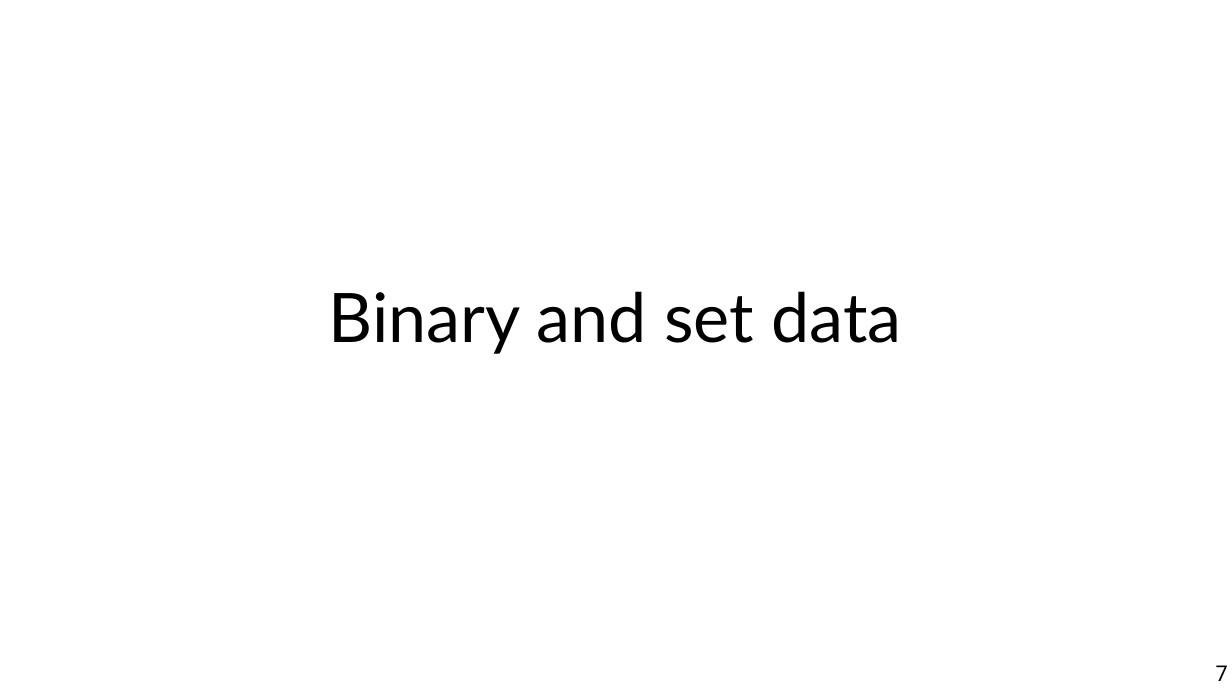
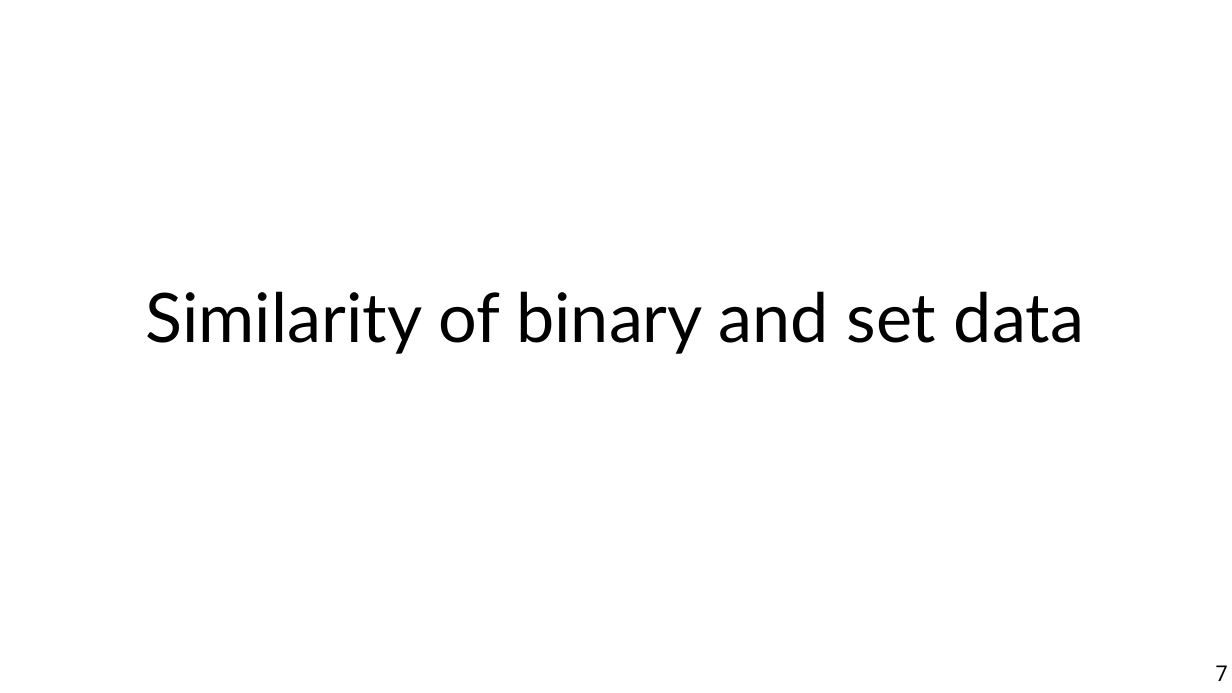
Before and after one commit to marco-calautti/data-mining-course, a slide deck: slide 7 of theory/odp/tt07_sim_beyond_numerical.odp. Drawn at 1232x693 pixels with LibreOffice and Linux fonts; fonts in the diff are those of the drawing. Boxes give left, top, right and bottom in pixels: in the first picture for what was removed or moved away, otherwise in the second. Text is boxed around its words. In the diff, an @@ line names an element or a change of style, - is before the commit and + after.

```diff
--- a/theory/odp/tt07_sim_beyond_numerical.odp
+++ b/theory/odp/tt07_sim_beyond_numerical.odp
@@ title at [146,291,1084,354]: text changed @@
-Binary and set data
+Similarity of binary and set data
```
Also in this commit, not shown: 15 other slides changed, 2 slides added, 1 other file.
